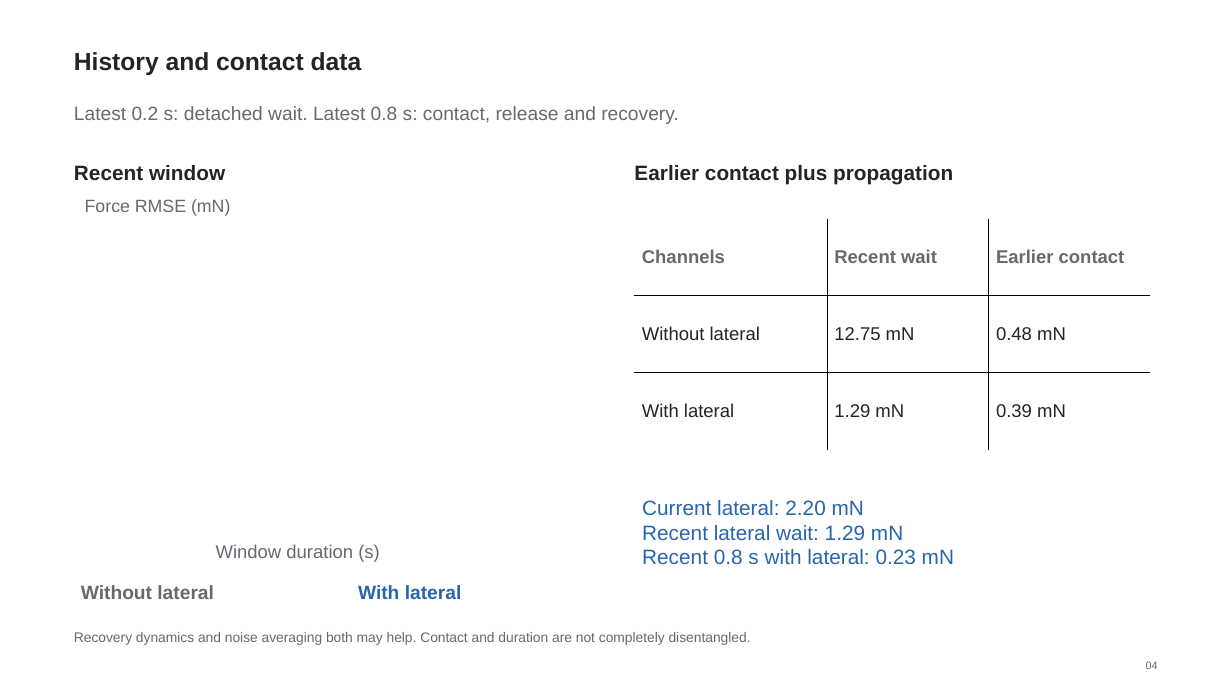
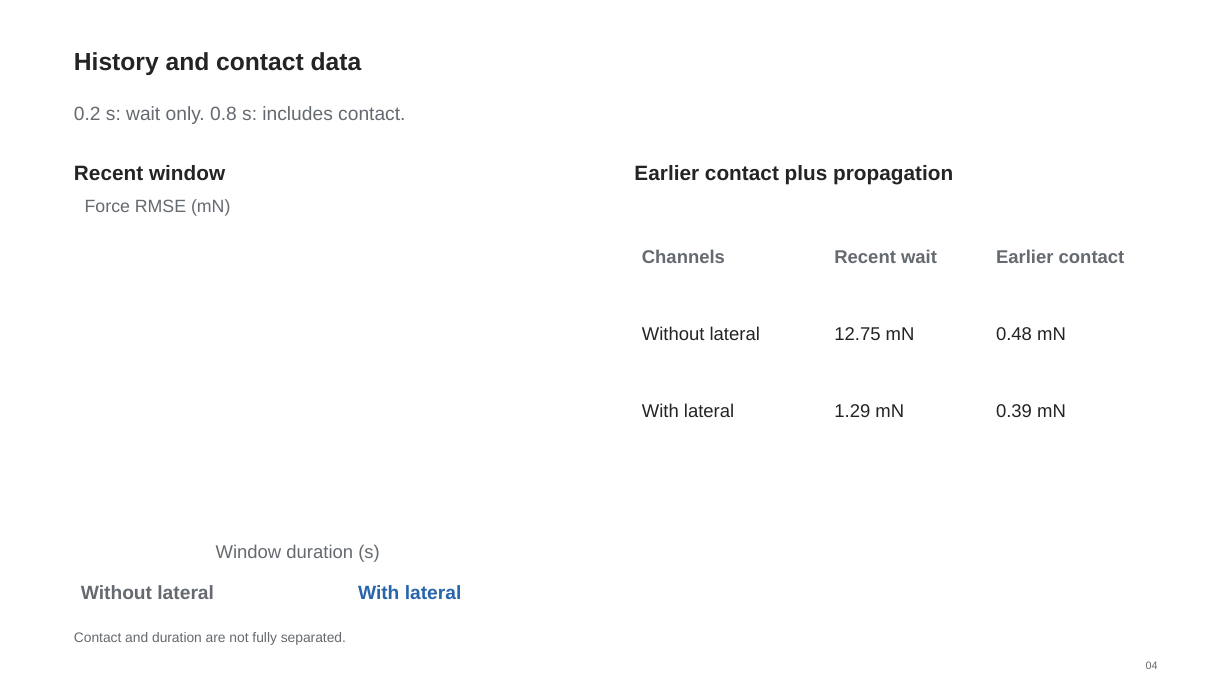
Before and after one commit to bzredk/NR-material-state, a slide deck: slide 4 of research/presentations/10.2/output/10.2-short.pptx. Drawn at 1232x693 pixels with LibreOffice and Linux fonts; fonts in the diff are those of the drawing. Boxes give left, top, right and bottom in pixels: in the first picture for what was removed or moved away, otherwise in the second. Text is boxed around its words. In the diff, an @@ line names an element or a change of style, - is before the commit and + after.

```diff
--- a/research/presentations/10.2/output/10.2-short.pptx
+++ b/research/presentations/10.2/output/10.2-short.pptx
@@ text at box(74, 106, 405, 124): text changed @@
-Latest 0.2 s: detached wait. Latest 0.8 s: contact, release and recovery.
+0.2 s: wait only. 0.8 s: includes contact.
@@ table at box(634, 219, 1150, 449) @@
@@ borders changed @@
@@ text removed at box(642, 500, 954, 564) @@
-Current lateral: 2.20 mN
-Recent lateral wait: 1.29 mN
-Recent 0.8 s with lateral: 0.23 mN
@@ text at box(74, 632, 346, 645): text changed @@
-Recovery dynamics and noise averaging both may help. Contact and duration are not completely disentangled.
+Contact and duration are not fully separated.
```
Also in this commit, not shown: 2 other slides changed.
